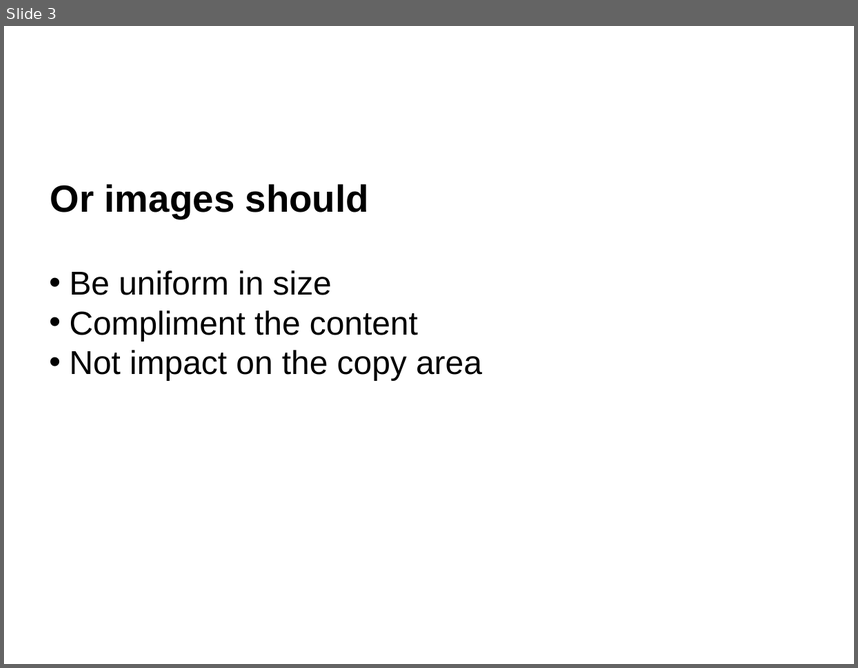
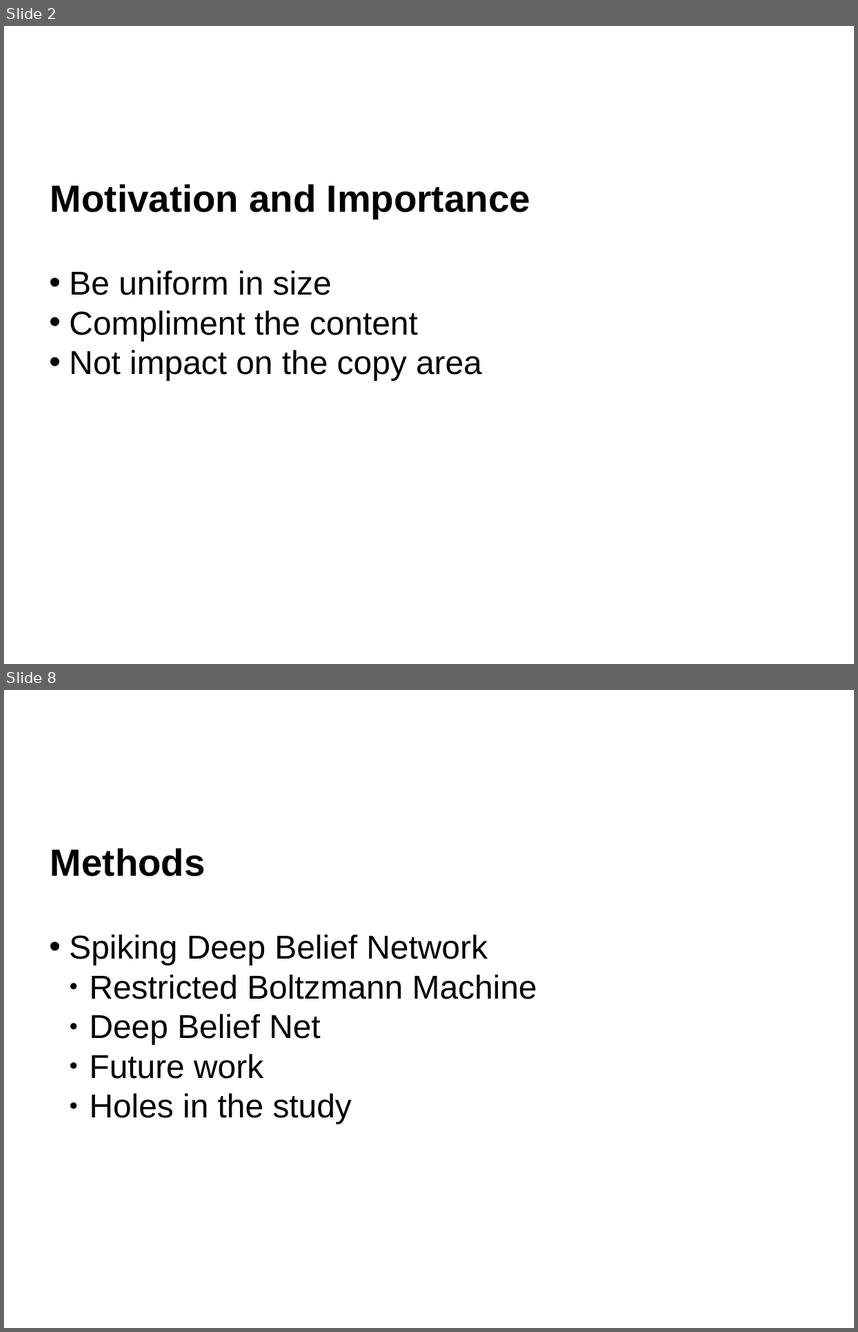
Before and after one commit to qian-liu/2nd_year_short_report, a slide deck: 2nd_year_int.pptx. Shown one above the other, each under a label of ours: slide 3 before the commit, slides 2 and 8 after it; the slides between them are not shown. The pictures are 858x668 and 858x1332 pixels, drawn with LibreOffice and Linux fonts; fonts in the diff are those of the drawing; background and template pictures are left out. Boxes give left, top, right and bottom in pixels: in the first picture for what was removed or moved away, otherwise in the second. Text is boxed around its words. In the diff, an @@ line names an element or a change of style, - is before the commit and + after.

```diff
--- a/2nd_year_int.pptx
+++ b/2nd_year_int.pptx
@@ slide 8 added at (4,690,854,1328), background #FFFFFF @@
@@ text added at (50,848,205,876), 32 pt, text #000000, bold @@
+Methods
@@ text added at (69,934,537,1124), 28 pt, text #000000 @@
+• Spiking Deep Belief Network
+  ● Restricted Boltzmann Machine
+  ● Deep Belief Net
+  ● Future work
+  ● Holes in the study
@@ what was slide 3 is now slide 2 @@
@@ slide 2 changed as well @@
@@ text at (50,184,530,219): text changed @@
-Or images should
+Motivation and Importance
```
Also in this commit, not shown: 1 other slide changed, 8 other slides added, 2 slides removed, 41 other files.
